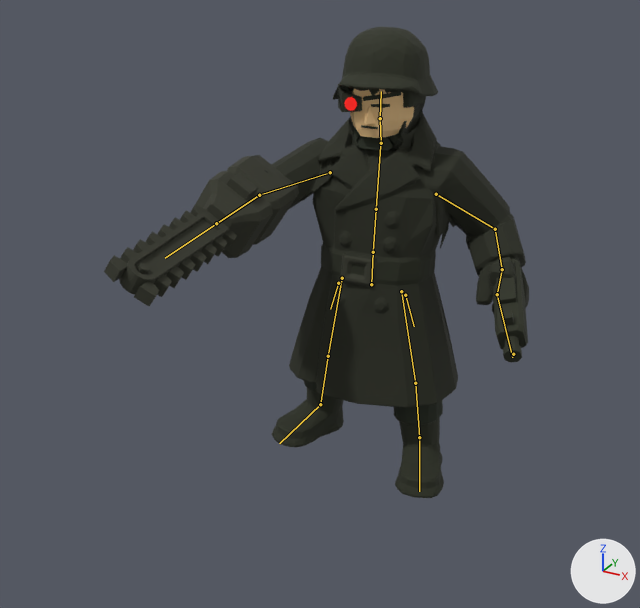
A saved change to the glTF model assets/models/units/infantry.glb.
Camera for both pictures: a 50 mm camera at (1.45, -3.03, 2.18) aimed at (0.09, -0.55, 0.94). The lights are fixed; the arrows at lower right show +X, +Y and +Z. The older version comes first. Both versions are drawn at frame 18 of the action 'Hack'; the numbers are the values there. The bones that change, and the others that lie on the model, are drawn over the model as lines.

Names of what the first picture shows: 'chainsaw_rig', 'chainsaw_teeth_rig', 'eye_lens_rig', 'infantry_cyborg_rig', 'pistol_rig'.
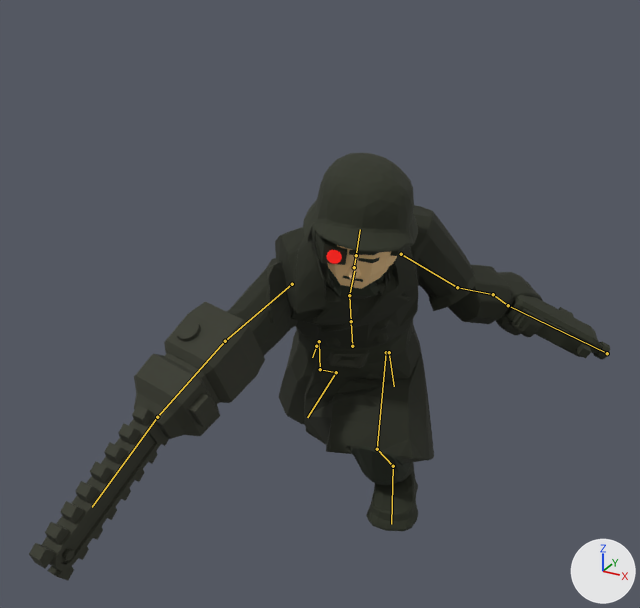
Commit message: Replace the Infantry saw swing with a full-bodied hack

The edits, one by one:
Bone 'hips' (bone_hips) moves from (0.0, 0.0, 0.0) to (0.0, -0.21, 0.17).
Bone 'hips' (bone_hips) turns from (-3, 3, 0) to (20, 18, 0) degrees about its own x, y and z.
Bone 'spine' (bone_spine) turns from (-3, 3, 0) to (12, 10, 0) degrees about its own x, y and z.
Bone 'chest' (bone_chest) turns from (-6, 6, 1) to (16, 14, -2) degrees about its own x, y and z.
Bone 'upper_arm.L' (bone_upper_arm_l) turns from (-15, 30, 14) to (35, -7, 13) degrees about its own x, y and z.
Bone 'forearm.L' (bone_forearm_l) turns from (13, -6, 5) to (-66, 23, 17) degrees about its own x, y and z.
Bone 'neck' (bone_neck) turns from (6, -7, 1) to (-18, -13, 4) degrees about its own x, y and z.
Bone 'head' (bone_head) turns from (6, -4, 0) to (-16, -14, 0) degrees about its own x, y and z.
Bone 'upper_arm.R' (bone_upper_arm_r) turns from (52, 8, -22) to (136, 34, 91) degrees about its own x, y and z.
Bone 'forearm.R' (bone_forearm_r) turns from (-44, 111, -57) to (-24, -12, -18) degrees about its own x, y and z.
Bone 'chainsaw' (bone_chainsaw) turns from (0, 0, 0) to (-4, 0, 4) degrees about its own x, y and z.
Bone 'thigh.R' (bone_thigh_r) turns from (-4, 2, 0) to (-22, 20, -4) degrees about its own x, y and z.
Bone 'shin.R' (bone_shin_r) turns from (0, 0, 0) to (-24, -4, 7) degrees about its own x, y and z.
Bone 'foot.R' (bone_foot_r) turns from (0, 0, 0) to (25, 3, 15) degrees about its own x, y and z.
Bone 'thigh.L' (bone_thigh_l) turns from (-2, 4, 0) to (72, 6, 12) degrees about its own x, y and z.
Bone 'shin.L' (bone_shin_l) turns from (0, 0, 0) to (-91, -14, -9) degrees about its own x, y and z.
Bone 'foot.L' (bone_foot_l) turns from (0, 0, 0) to (44, -4, -11) degrees about its own x, y and z.
Bone 'skirt.R' (bone_skirt_r) turns from (-3, 0, 0) to (-17, 13, -2) degrees about its own x, y and z.
Bone 'skirt.L' (bone_skirt_l) turns from (-3, 2, 0) to (52, 1, 6) degrees about its own x, y and z.

Boxes [x1, y1, x2, y2] around the edits, measured in the pictures (640 x 608 px):
'infantry_cyborg_rig', posed (21% wider, 20% shorter): before [190, 27, 529, 498]; after [134, 153, 545, 531]
'chainsaw_rig', posed (12% wider, 78% taller): before [119, 209, 230, 295]; after [42, 417, 166, 571]
'chainsaw_teeth_rig', posed (71% taller): before [104, 204, 237, 306]; after [29, 405, 169, 580]
'pistol_rig', posed: before [493, 257, 528, 363]; after [505, 281, 610, 359]
'eye_lens_rig', posed (21% wider): before [344, 97, 357, 111]; after [326, 250, 342, 264]
bone 'hips', root to tip: before (371, 284) to (373, 252); after (352, 346) to (351, 321)
bone 'spine', root to tip: before (373, 252) to (376, 209); after (351, 321) to (349, 295)
bone 'chest', root to tip: before (376, 209) to (380, 145); after (349, 295) to (354, 271)
bone 'upper_arm.L', root to tip: before (436, 194) to (495, 229); after (401, 254) to (457, 287)
bone 'forearm.L', root to tip: before (495, 229) to (502, 269); after (457, 287) to (493, 294)
bone 'neck', root to tip: before (381, 143) to (380, 118); after (354, 267) to (356, 255)
bone 'head', root to tip: before (380, 118) to (381, 91); after (356, 255) to (360, 229)
bone 'upper_arm.R', root to tip: before (330, 172) to (259, 195); after (292, 284) to (225, 341)
bone 'forearm.R', root to tip: before (259, 195) to (216, 223); after (225, 341) to (157, 417)
bone 'chainsaw', root to tip: before (216, 223) to (165, 258); after (157, 417) to (92, 507)
bone 'thigh.R', root to tip: before (342, 278) to (328, 356); after (319, 341) to (320, 369)
bone 'shin.R', root to tip: before (328, 356) to (320, 404); after (320, 369) to (336, 372)
bone 'foot.R', root to tip: before (320, 404) to (279, 443); after (336, 372) to (307, 417)
bone 'thigh.L', root to tip: before (401, 291) to (415, 383); after (386, 352) to (377, 449)
bone 'shin.L', root to tip: before (415, 383) to (419, 437); after (377, 449) to (393, 466)
bone 'foot.L', root to tip: before (419, 437) to (419, 491); after (393, 466) to (391, 524)
bone 'skirt.R', root to tip: before (338, 283) to (330, 309); after (316, 346) to (312, 357)
bone 'skirt.L', root to tip: before (405, 295) to (414, 326); after (389, 352) to (394, 386)
